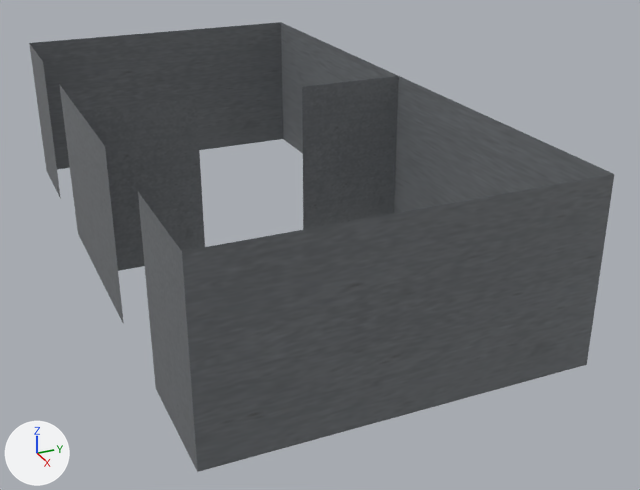
The OBJ model DirectXGame/Resources/Stage5/Stage5.obj: old version first, new version second.
Camera for both pictures: a camera (50 mm lens) standing at (29.3, -10.5, 14.2) and looking at (2.0, 1.8, 0.5). The axes (+X, +Y, +Z) are drawn at lower left. The lights are the same throughout. Where no turn or scale is listed for an object, it has been applied to the vertices.
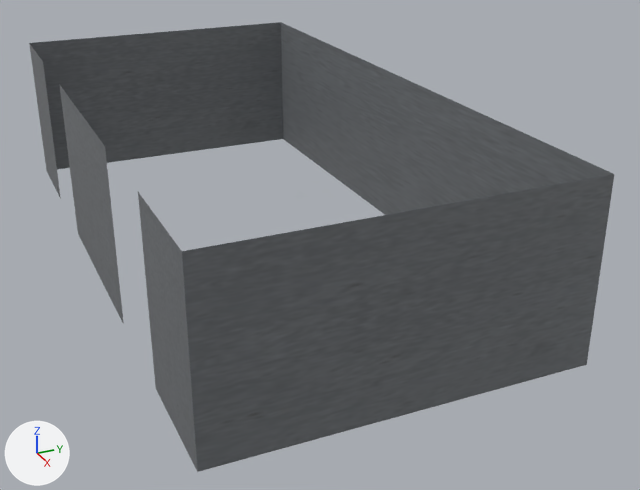
Patch to the scene script:
```diff
--- a/DirectXGame/Resources/Stage5/Stage5.obj.py
+++ b/DirectXGame/Resources/Stage5/Stage5.obj.py
@@ ob_cube @@
-ob_cube = bpy.data.objects.new('Cube', me_cube)
-ob_cube.location = (0.0, 0.0, 0.0)
@@ ob_cube_006 @@
-ob_cube_006 = bpy.data.objects.new('Cube.006', me_cube_006)
-ob_cube_006.location = (0.0, 0.0, 0.0)
```

Where the change shows, as pixel boxes (x1, y1, x2, y2) in the pictures (640 x 490 px):
'Cube', deleted: before (80, 99, 205, 271)
'Cube.006', deleted: before (302, 76, 399, 230)
